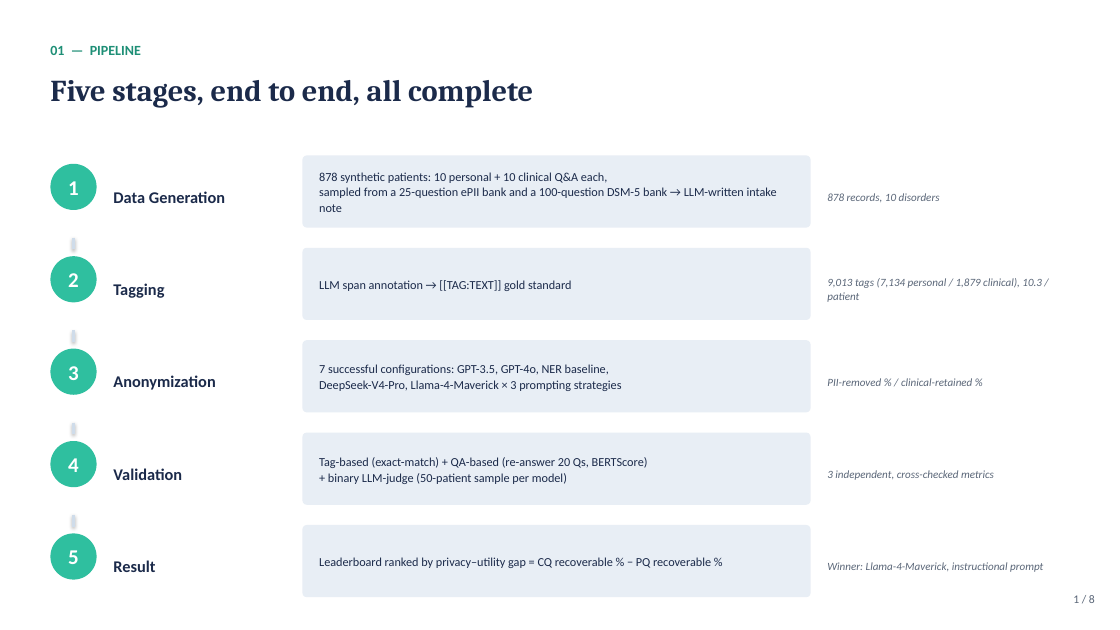
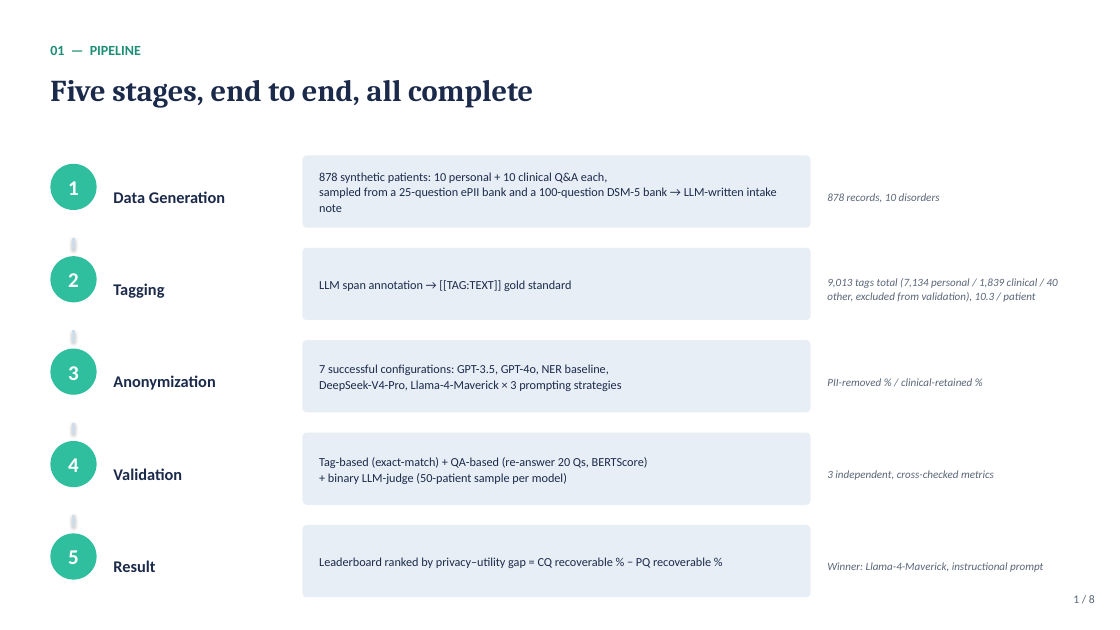
Before and after one commit to UriAtzmon/Anonymization-of-Mental-Health-Records, a slide deck: slide 2 of Presentation/MindShield_Final_Report.pptx. Drawn at 1120x630 pixels with LibreOffice and Linux fonts; fonts in the diff are those of the drawing. Boxes give left, top, right and bottom in pixels: in the first picture for what was removed or moved away, otherwise in the second. Text is boxed around its words. In the diff, an @@ line names an element or a change of style, - is before the commit and + after.

```diff
--- a/Presentation/MindShield_Final_Report.pptx
+++ b/Presentation/MindShield_Final_Report.pptx
@@ text at [827, 278, 1058, 302]: text changed @@
-9,013 tags (7,134 personal / 1,879 clinical), 10.3 / patient
+9,013 tags total (7,134 personal / 1,839 clinical / 40 other, excluded from validation), 10.3 / patient
```
